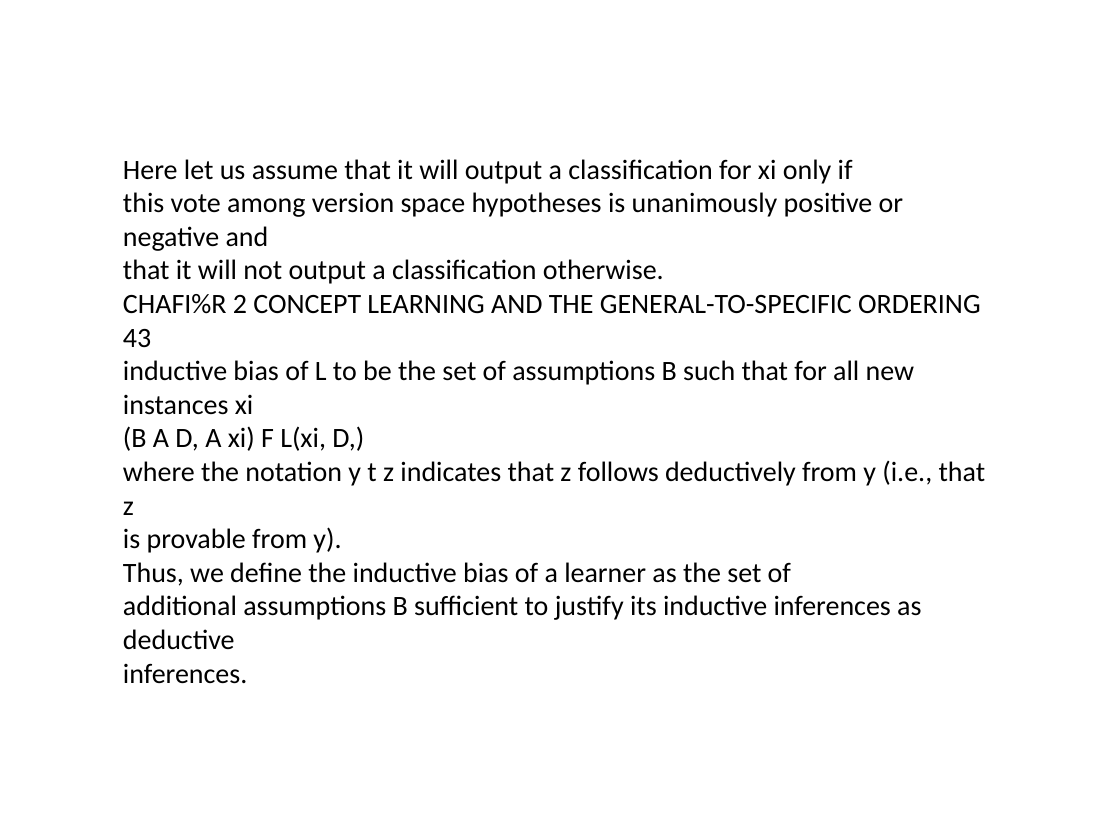
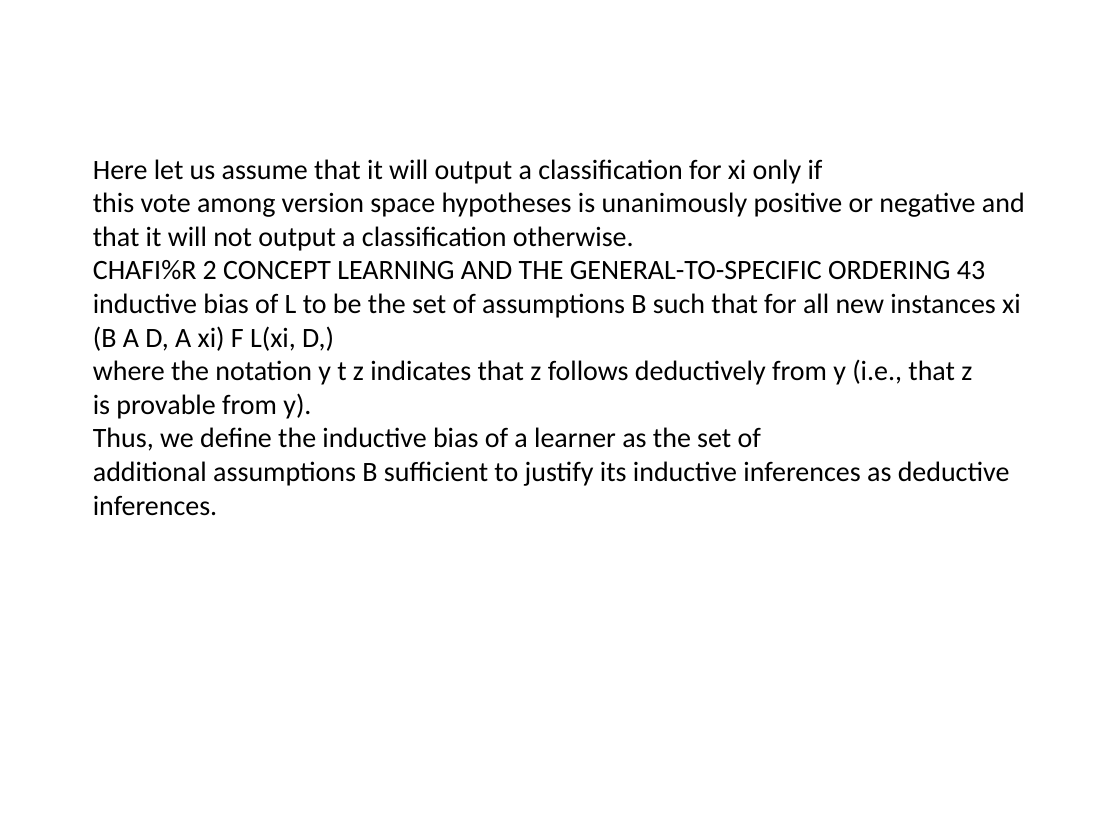
Before and after one commit to sai8151/EduFusion, a slide deck: slide 47 of output.pptx. Drawn at 1120x840 pixels with LibreOffice and Linux fonts; fonts in the diff are those of the drawing. Boxes give left, top, right and bottom in pixels: in the first picture for what was removed or moved away, otherwise in the second. Text is boxed around its words. In the diff, an @@ line names an element or a change of style, - is before the commit and + after.

```diff
--- a/output.pptx
+++ b/output.pptx
@@ text "Here let us assume that ..." rewrapped from <box>123,159,986,684</box> to <box>93,159,1025,516</box> @@
```
Also in this commit, not shown: 62 other slides changed.
